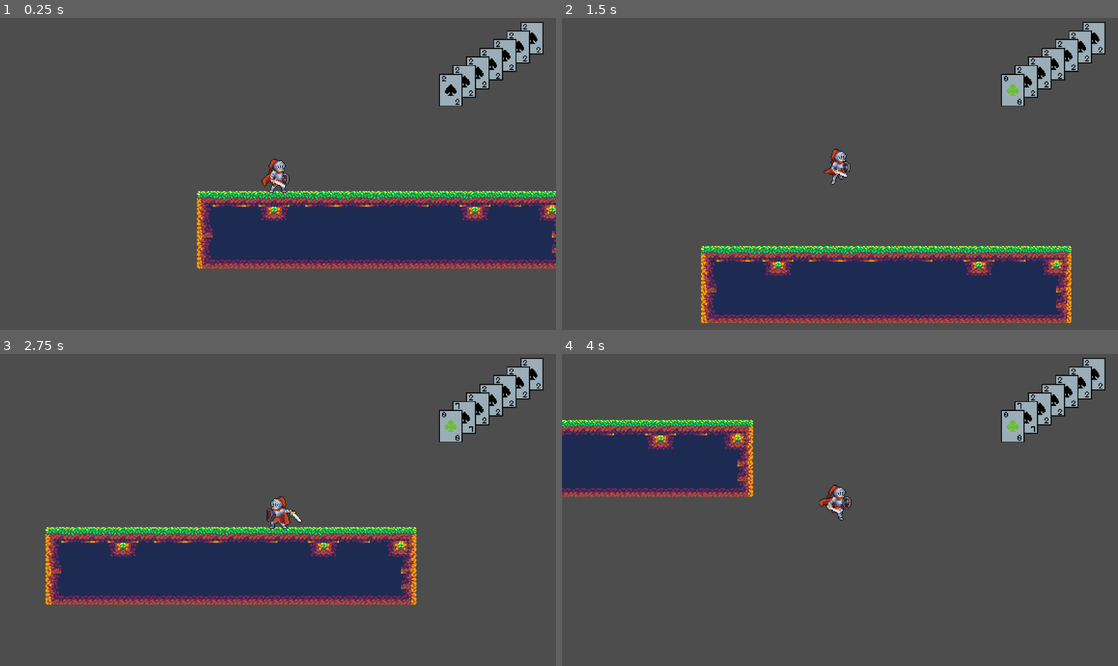
Above: before the commit, frames 1-4 (two rows, left to right).
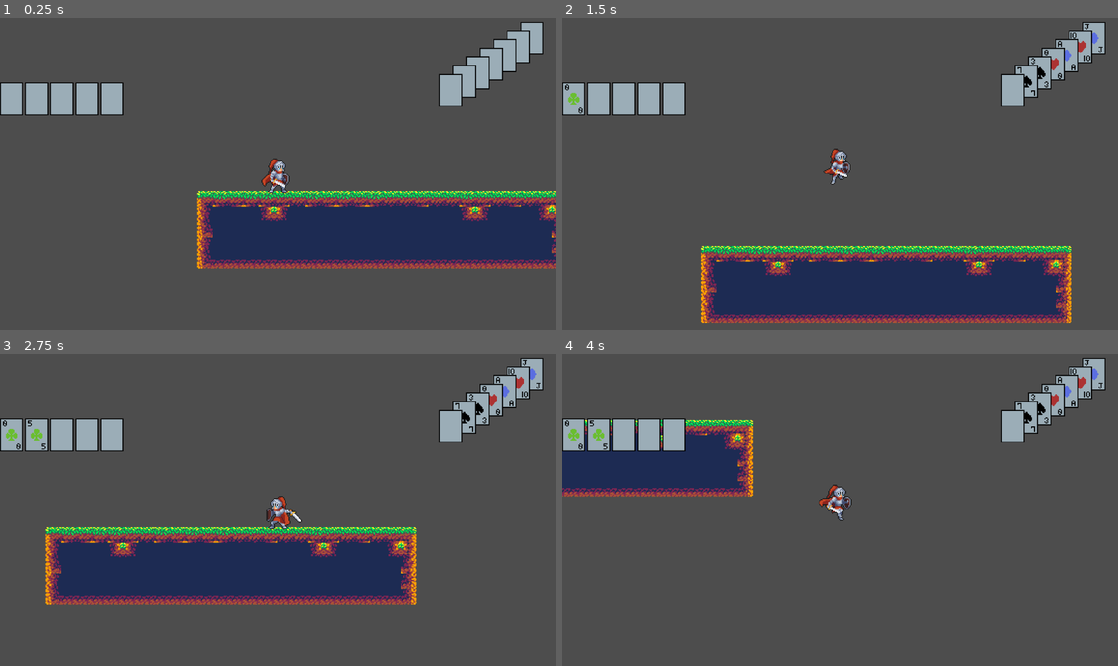
Above: after the commit, the same moments.

Repository: kli007/Bluff-All-In
Game: Godot game, scene res://main.tscn
The game is run twice, just before and just after one commit, with the same random seed, the same clock (stepped at 60 frames per second) and the same inputs.
Inputs:
- Up to frame 1 (0.25 s): no input
- Up to frame 2 (1.5 s): tap Enter (Trick, bound only after the commit) at 0.5, 0.8, 1.35 s; hold D (Move_Right) from 0.53 s (still down); tap , (Attack) at 0.6 s; tap Space (Move_Jump) at 0.77 s
- Up to frame 3 (2.75 s): tap Space (Move_Jump) at 1.52 s; tap , (Attack) at 1.55, 2.1 s; release D (Move_Right) at 2.03 s; hold A (Move_Left) from 2.03 s (still down); tap Enter (Trick, bound only after the commit) at 2.3 s
- Up to frame 4 (4 s): release A (Move_Left) at 2.78 s; hold D (Move_Right) from 2.78 s (still down); tap Enter (Trick, bound only after the commit) at 2.85, 3.8 s; tap Space (Move_Jump) at 3.02, 3.77 s; tap , (Attack) at 3.05, 3.6 s

The runs differ from the first frame. In frame 1, 2.6% of the frame differs, in the area x 0-98%, y 1-32%; in frame 2, 2.6%; in frame 3, 2.5%; in frame 4, 2.6%.

Commit message:
created playing card field
card move the first card from the pending field to the playing field.

Diff:
--- /dev/null
+++ b/Cards/PlayedCards.tscn
@@ -0,0 +1,21 @@
+[gd_scene format=3 uid="uid://bc4g2w3j8inqx"]
+
+[ext_resource type="Script" uid="uid://uipv47eodxoa" path="res://Cards/played_cards.gd" id="1_7pqsq"]
+[ext_resource type="PackedScene" uid="uid://buu2g7ninalgl" path="res://Cards/cardTemplate.tscn" id="1_n86wy"]
+
+[node name="PlayedCards" type="Node2D" unique_id=1589944436]
+script = ExtResource("1_7pqsq")
+
+[node name="Card1" parent="." unique_id=2115273943 instance=ExtResource("1_n86wy")]
+position = Vector2(-52, 0)
+
+[node name="Card2" parent="." unique_id=349167985 instance=ExtResource("1_n86wy")]
+position = Vector2(-26, 0)
+
+[node name="Card3" parent="." unique_id=1238986090 instance=ExtResource("1_n86wy")]
+
+[node name="Card4" parent="." unique_id=139866137 instance=ExtResource("1_n86wy")]
+position = Vector2(26, 0)
+
+[node name="Card5" parent="." unique_id=260113728 instance=ExtResource("1_n86wy")]
+position = Vector2(52, 0)
--- a/Cards/cardData.gd
+++ b/Cards/cardData.gd
@@ -20,3 +20,41 @@
 	'Q',
 	'K',
 	'A']
+
+func setCards(newCard, cardDict, cardNodes):
+	for card in cardDict:
+		if cardDict[card] == null:
+			cardDict[card] = newCard
+			changeCardSprite(cardNodes[card], cardDict[card])
+			break
+
+
+func moveUpCards() -> void:
+	print(1)
+
+func checkSpace(cardDict) -> bool:
+	var hasSpace = false
+	for card in cardDict:
+		if cardDict[card] == null:
+			hasSpace = true
+	return hasSpace
+
+func changeCardSprite(cardNode, newCard):
+	var cardSuit = cardNode.get_node("Suit")
+	var cardRankTL = cardNode.get_node("RankTopLeft")
+	var cardRankBR = cardNode.get_node("RankBotRight")
+	cardSuit.show()
+	cardRankTL.show()
+	cardRankBR.show()
+
+	cardSuit.frame = CardData.suits.find(newCard.suit)
+	cardRankTL.frame = CardData.ranks.find(newCard.rank)
+	cardRankBR.frame = CardData.ranks.find(newCard.rank)
+
+func hideCards(cardNode):
+	var cardSuit = cardNode.get_node("Suit")
+	var cardRankTL = cardNode.get_node("RankTopLeft")
+	var cardRankBR = cardNode.get_node("RankBotRight")
+	cardSuit.hide()
+	cardRankTL.hide()
+	cardRankBR.hide()
--- a/Cards/cardTemplate.tscn
+++ b/Cards/cardTemplate.tscn
@@ -10,15 +10,21 @@
 texture = ExtResource("1_200fw")
 
 [node name="Suit" type="Sprite2D" parent="." unique_id=2007704280]
+visible = false
 texture = ExtResource("2_af5hs")
 hframes = 4
 
 [node name="RankTopLeft" type="Sprite2D" parent="." unique_id=571398924]
+visible = false
 position = Vector2(-7, -12)
 texture = ExtResource("3_27ods")
 hframes = 13
 
 [node name="RankBotRight" type="Sprite2D" parent="." unique_id=625620530]
+visible = false
 position = Vector2(7, 12)
 texture = ExtResource("3_27ods")
 hframes = 13
+
+[connection signal="frame_changed" from="RankTopLeft" to="." method="_on_rank_top_left_frame_changed"]
+[connection signal="property_list_changed" from="RankTopLeft" to="." method="_on_rank_top_left_property_list_changed"]
--- a/Cards/card_manager.gd
+++ b/Cards/card_manager.gd
@@ -13,7 +13,7 @@
 			cardList[newName].setData(suit, rank)
 
 	setNewDeck()
-	print(actList)
+	#print(actList)
 
 func setNewDeck() -> void:
 	randomize()
@@ -22,5 +22,11 @@
 
 func moveCard():
 	var transferCard = cardList[actList.pop_front()]
-	print(actList)
+	#print(actList)
 	return transferCard
+
+func playCard(pendDict, nodeArray):
+	var transferCard = pendDict['Card1']
+	CardData.hideCards(nodeArray['Card1'])
+	pendDict['Card1'] = null
+	return transferCard
--- a/Cards/pend_cards.gd
+++ b/Cards/pend_cards.gd
@@ -4,29 +4,3 @@
 
 @onready var nodeArray = {'Card1': $Card1,'Card2': $Card2, 'Card3': $Card3,
 	'Card4': $Card4, 'Card5': $Card5, 'Card6': $Card6, 'Card7': $Card7}
-
-
-
-func setCards(newCard):
-	for card in pendDict:
-		if pendDict[card] == null:
-			pendDict[card] = newCard
-			changeCardSprite(nodeArray[card], pendDict[card])
-			break
-
-
-
-func moveUpCards() -> void:
-	print(1)
-
-func checkSpace() -> bool:
-	var hasSpace = false
-	for card in pendDict:
-		if pendDict[card] == null:
-			hasSpace = true
-	return hasSpace
-
-func changeCardSprite(cardNode, newCard):
-	cardNode.get_node("Suit").frame = CardData.suits.find(newCard.suit)
-	cardNode.get_node("RankTopLeft").frame = CardData.ranks.find(newCard.rank)
-	cardNode.get_node("RankBotRight").frame = CardData.ranks.find(newCard.rank)
--- /dev/null
+++ b/Cards/played_cards.gd
@@ -0,0 +1,7 @@
+extends Node2D
+
+var playedDict = {'Card1': null,'Card2': null, 'Card3': null,
+	'Card4': null, 'Card5': null}
+
+@onready var nodeArray = {'Card1': $Card1,'Card2': $Card2, 'Card3': $Card3,
+	'Card4': $Card4, 'Card5': $Card5}
--- a/main.tscn
+++ b/main.tscn
@@ -2,6 +2,7 @@
 
 [ext_resource type="PackedScene" uid="uid://bjaqw7tc8s4am" path="res://TestArea.tscn" id="1_ig7tw"]
 [ext_resource type="PackedScene" uid="uid://d20v3s7mqbsg5" path="res://Player.tscn" id="2_0xm2m"]
+[ext_resource type="PackedScene" uid="uid://bc4g2w3j8inqx" path="res://Cards/PlayedCards.tscn" id="3_1bvp3"]
 [ext_resource type="PackedScene" uid="uid://ce7wj45lpekfs" path="res://Cards/PendCards.tscn" id="3_h2yge"]
 
 [node name="Main" type="Node" unique_id=1517588686]
@@ -11,19 +12,25 @@
 
 [node name="Player" parent="." unique_id=789404969 instance=ExtResource("2_0xm2m")]
 position = Vector2(99, 16)
-speed = null
-jump_velocity = null
 
 [node name="RemoteTransform2D" type="RemoteTransform2D" parent="Player" unique_id=226148389]
 remote_path = NodePath("../../Camera2D")
 
 [node name="Camera2D" type="Camera2D" parent="." unique_id=919362061]
-visible = false
 position = Vector2(99, 16)
 
 [node name="HUD" type="CanvasLayer" parent="." unique_id=1448757649]
 
-[node name="Control" type="Control" parent="HUD" unique_id=1218590380]
+[node name="UserUIControl" type="Control" parent="HUD" unique_id=77239967]
+layout_mode = 3
+anchors_preset = 0
+offset_right = 257.0
+offset_bottom = 114.0
+
+[node name="PlayedCards" parent="HUD/UserUIControl" unique_id=1589944436 instance=ExtResource("3_1bvp3")]
+position = Vector2(64, 84)
+
+[node name="PendCardsControl" type="Control" parent="HUD" unique_id=1218590380]
 layout_mode = 3
 anchors_preset = 1
 anchor_left = 1.0
@@ -32,5 +39,5 @@
 offset_bottom = 195.0
 grow_horizontal = 0
 
-[node name="PendCards" parent="HUD/Control" unique_id=1641465469 instance=ExtResource("3_h2yge")]
+[node name="PendCards" parent="HUD/PendCardsControl" unique_id=1641465469 instance=ExtResource("3_h2yge")]
 position = Vector2(282, 41)
--- a/player.gd
+++ b/player.gd
@@ -5,7 +5,13 @@
 
 @onready var animNode = $AnimationPlayer
 @onready var cardNode = $CardManager
-@onready var pendNode = get_node('/root/Main/HUD/Control/PendCards')
+@onready var pendNode = get_node('/root/Main/HUD/PendCardsControl/PendCards')
+@onready var playedNode = get_node('/root/Main/HUD/UserUIControl/PlayedCards')
+
+@onready var pendDict = pendNode.pendDict
+@onready var playedDict = playedNode.playedDict
+
+
 var attack = false
 var direction
 
@@ -23,6 +29,8 @@
 		setPendCard()
 		attack = true
 		animNode.play("Attack_1")
+	if Input.is_action_just_pressed("Trick") and is_on_floor():
+		setPlayedCard()
 
 	if direction and animNode.name != 'Jump':
 		velocity.x = direction * speed
@@ -51,8 +59,16 @@
 		$Sprite2D.flip_h = false
 
 func setPendCard():
-	if pendNode.checkSpace():
-		pendNode.setCards(cardNode.moveCard())
+	var pendArray = pendNode.nodeArray
+	while CardData.checkSpace(pendDict):
+		CardData.setCards(cardNode.moveCard(),
+		pendDict, pendArray)
+
+func setPlayedCard():
+	var pendArray = pendNode.nodeArray
+	var playedArray = playedNode.nodeArray
+	if CardData.checkSpace(playedDict) and pendDict['Card1'] != null:
+		CardData.setCards(cardNode.playCard(pendDict, pendArray), playedDict, playedArray)
 
 func _on_animation_player_animation_finished(anim_name: StringName) -> void:
 	if anim_name == "Attack_1":
--- a/project.godot
+++ b/project.godot
@@ -47,6 +47,11 @@
 "events": [Object(InputEventKey,"resource_local_to_scene":false,"resource_name":"","device":-1,"window_id":0,"alt_press …(191 unchanged characters)…
 ]
 }
+Trick={
+"deadzone": 0.2,
+"events": [Object(InputEventKey,"resource_local_to_scene":false,"resource_name":"","device":-1,"window_id":0,"alt_pressed":false,"shift_pressed":false,"ctrl_pressed":false,"meta_pressed":false,"pressed":false,"keycode":0,"physical_keycode":4194309,"key_label":0,"unicode":0,"location":0,"echo":false,"script":null)
+]
+}
 
 [physics]
 
Not shown, added: Cards/played_cards.gd.uid
